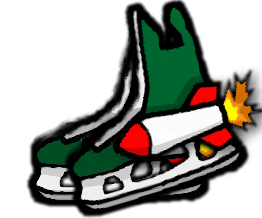
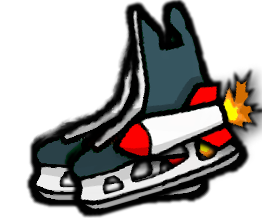
Layers edited between the first and the second 262x218 image:
removed layer "Pasted Layer" over [62, 8, 203, 177]
painted on "rocketskate.png" over [37, 8, 203, 177]
